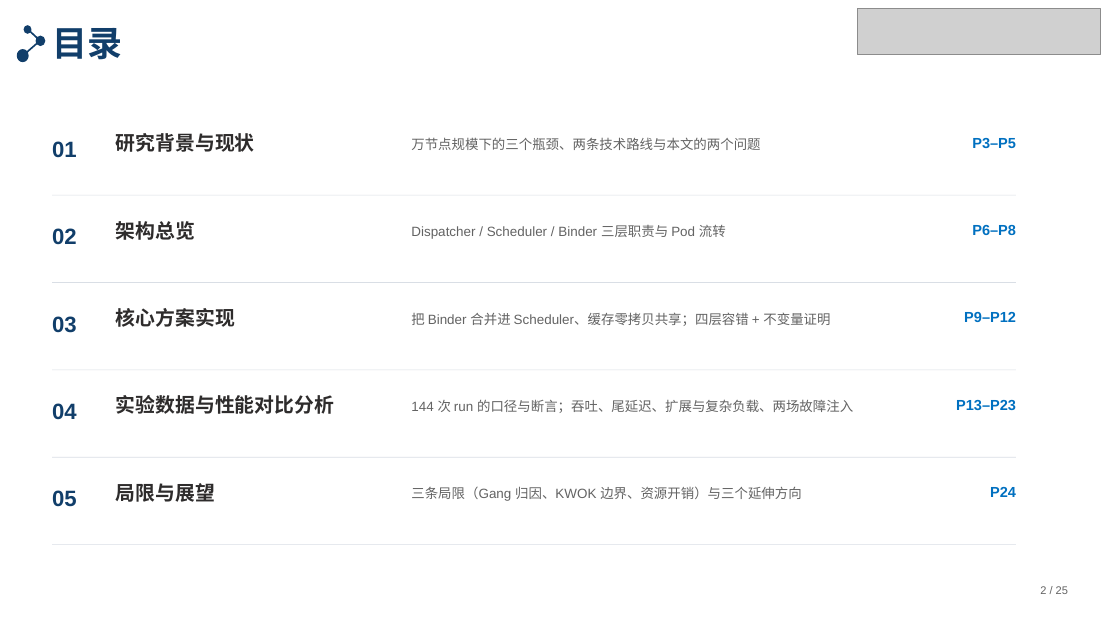
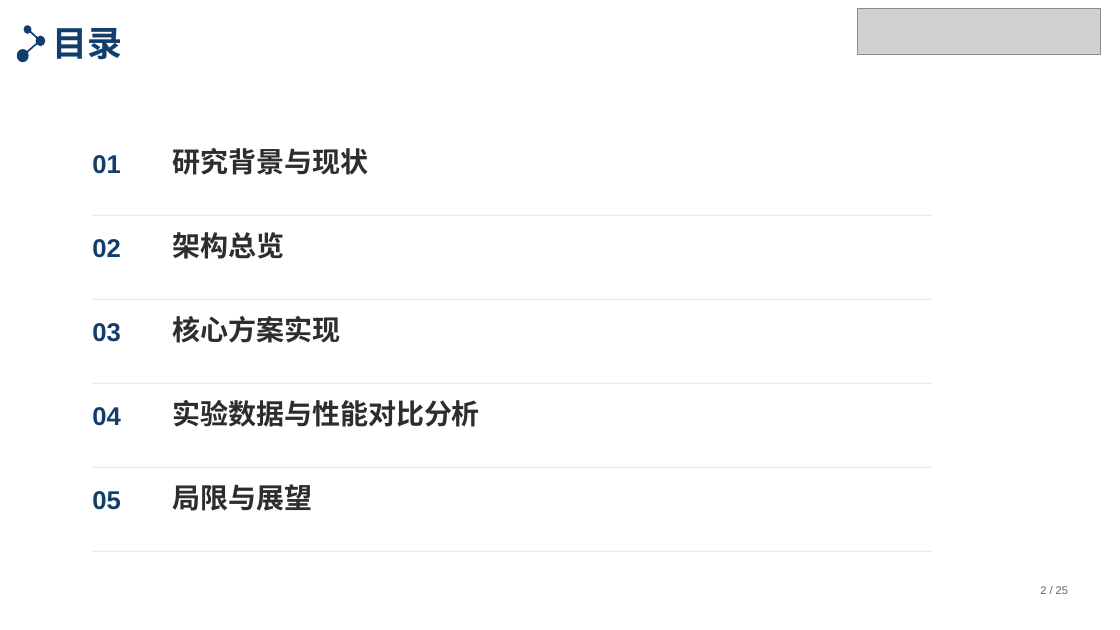
Before and after one commit to tengfei86/godel-scheduler, a slide deck: slide 2 of docs/thesis/defense/答辩PPT-北航模板版.pptx. Drawn at 1120x630 pixels with LibreOffice and Linux fonts; fonts in the diff are those of the drawing; grey boxes stand for pictures. Boxes give left, top, right and bottom in pixels: in the first picture for what was removed or moved away, otherwise in the second. Text is boxed around its words. In the diff, an @@ line names an element or a change of style, - is before the commit and + after.

```diff
--- a/docs/thesis/defense/答辩PPT-北航模板版.pptx
+++ b/docs/thesis/defense/答辩PPT-北航模板版.pptx
@@ text "01": place and size @@
-text "01" at (52, 141, 77, 158)
+text "01" at (92, 155, 120, 174)
@@ text "研究背景与现状": place and size @@
-text "研究背景与现状" at (116, 133, 255, 152)
+text "研究背景与现状" at (172, 148, 368, 175)
@@ text removed at (411, 137, 760, 150) @@
-万节点规模下的三个瓶颈、两条技术路线与本文的两个问题
@@ text removed at (972, 138, 1016, 148) @@
-P3–P5
@@ size 19 to 22 pt in 5 elements at (92, 155, 120, 174), (92, 491, 120, 510), (92, 407, 120, 426), (92, 323, 120, 342), (92, 239, 120, 258) @@
@@ text "02": place and size @@
-text "02" at (52, 228, 77, 245)
+text "02" at (92, 239, 120, 258)
@@ rectangle: place and size @@
-rectangle at (52, 195, 1016, 196)
+rectangle at (92, 215, 932, 216)
@@ size 17 to 24 pt in 5 elements at (172, 148, 368, 175), (172, 484, 312, 511), (172, 400, 480, 427), (172, 316, 340, 343), (172, 232, 284, 259) @@
@@ text "架构总览": place and size @@
-text "架构总览" at (116, 221, 195, 240)
+text "架构总览" at (172, 232, 284, 259)
@@ text removed at (411, 225, 726, 239) @@
-Dispatcher / Scheduler / Binder 三层职责与 Pod 流转
@@ text removed at (972, 225, 1016, 235) @@
-P6–P8
@@ rectangle: place and size @@
-rectangle at (52, 282, 1016, 283)
+rectangle at (92, 299, 932, 300)
@@ text "03": place and size @@
-text "03" at (52, 316, 77, 333)
+text "03" at (92, 323, 120, 342)
@@ text "核心方案实现": place and size @@
-text "核心方案实现" at (116, 308, 235, 327)
+text "核心方案实现" at (172, 316, 340, 343)
@@ text removed at (411, 313, 830, 326) @@
-把 Binder 合并进 Scheduler、缓存零拷贝共享；四层容错 + 不变量证明
@@ text removed at (964, 312, 1016, 322) @@
-P9–P12
@@ rectangle: place and size @@
-rectangle at (52, 544, 1016, 545)
+rectangle at (92, 383, 932, 384)
@@ text "04": place and size @@
-text "04" at (52, 403, 77, 420)
+text "04" at (92, 407, 120, 426)
@@ text "实验数据与性能对比分析": place and size @@
-text "实验数据与性能对比分析" at (116, 395, 334, 414)
+text "实验数据与性能对比分析" at (172, 400, 480, 427)
@@ text removed at (411, 400, 853, 413) @@
-144 次 run 的口径与断言；吞吐、尾延迟、扩展与复杂负载、两场故障注入
@@ text removed at (956, 400, 1016, 410) @@
-P13–P23
@@ rectangle: place and size @@
-rectangle at (52, 457, 1016, 458)
+rectangle at (92, 467, 932, 468)
@@ text "05": place and size @@
-text "05" at (52, 490, 77, 507)
+text "05" at (92, 491, 120, 510)
@@ text "局限与展望": place and size @@
-text "局限与展望" at (116, 483, 215, 502)
+text "局限与展望" at (172, 484, 312, 511)
@@ text removed at (411, 486, 801, 501) @@
-三条局限（Gang 归因、KWOK 边界、资源开销）与三个延伸方向
@@ text removed at (990, 487, 1016, 497) @@
-P24
@@ rectangle: place and size @@
-rectangle at (52, 369, 1016, 370)
+rectangle at (92, 551, 932, 552)
```
Also in this commit, not shown: 2 other files.
